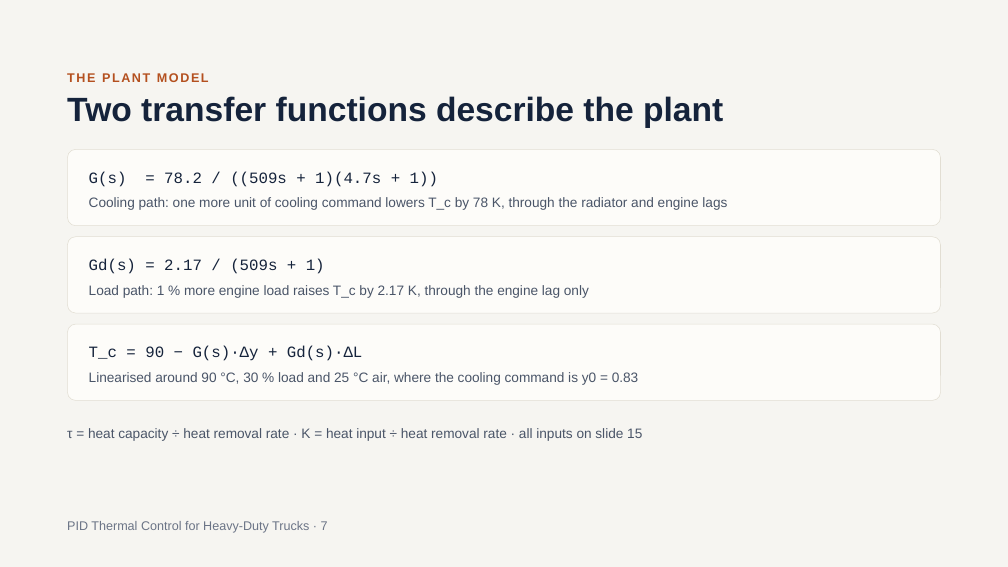
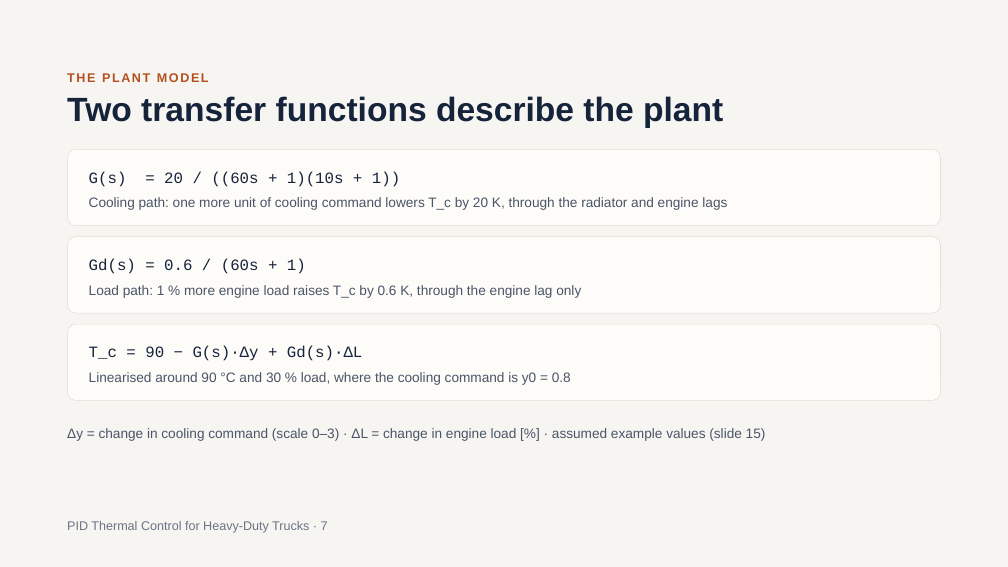
Before and after one commit to SushanthBibi/PID-Cooling-matlab, a slide deck: slide 7 of PID_Thermal_Control_for_Heavy-Duty_Trucks_v2.pptx. Drawn at 1008x567 pixels with LibreOffice and Linux fonts; fonts in the diff are those of the drawing. Boxes give left, top, right and bottom in pixels: in the first picture for what was removed or moved away, otherwise in the second. Text is boxed around its words. In the diff, an @@ line names an element or a change of style, - is before the commit and + after.

```diff
--- a/PID_Thermal_Control_for_Heavy-Duty_Trucks_v2.pptx
+++ b/PID_Thermal_Control_for_Heavy-Duty_Trucks_v2.pptx
@@ text at box(89, 171, 400, 187): text changed @@
-G(s) = 78.2 / ((509s + 1)(4.7s + 1))
+G(s) = 20 / ((60s + 1)(10s + 1))
@@ text at box(89, 197, 727, 210): text changed @@
-Cooling path: one more unit of cooling command lowers T_c by 78 K, through the radiator and engine lags
+Cooling path: one more unit of cooling command lowers T_c by 20 K, through the radiator and engine lags
@@ text at box(89, 258, 306, 274): text changed @@
-Gd(s) = 2.17 / (509s + 1)
+Gd(s) = 0.6 / (60s + 1)
@@ text at box(89, 285, 581, 298): text changed @@
-Load path: 1 % more engine load raises T_c by 2.17 K, through the engine lag only
+Load path: 1 % more engine load raises T_c by 0.6 K, through the engine lag only
@@ text at box(89, 372, 571, 385): text changed @@
-Linearised around 90 °C, 30 % load and 25 °C air, where the cooling command is y0 = 0.83
+Linearised around 90 °C and 30 % load, where the cooling command is y0 = 0.8
@@ text at box(67, 428, 766, 441): text changed @@
-τ = heat capacity ÷ heat removal rate · K = heat input ÷ heat removal rate · all inputs on slide 15
+Δy = change in cooling command (scale 0–3) · ΔL = change in engine load [%] · assumed example values (slide 15)
```
Also in this commit, not shown: 8 other slides changed.
